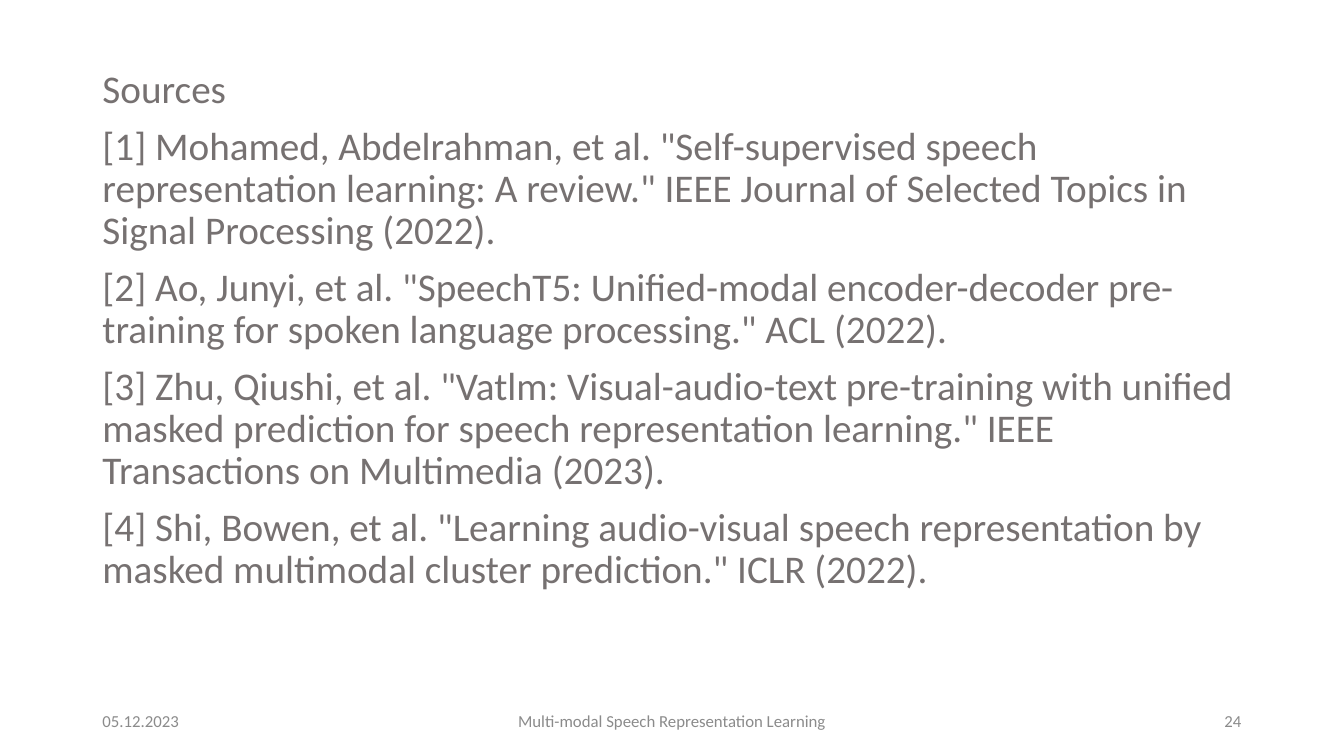
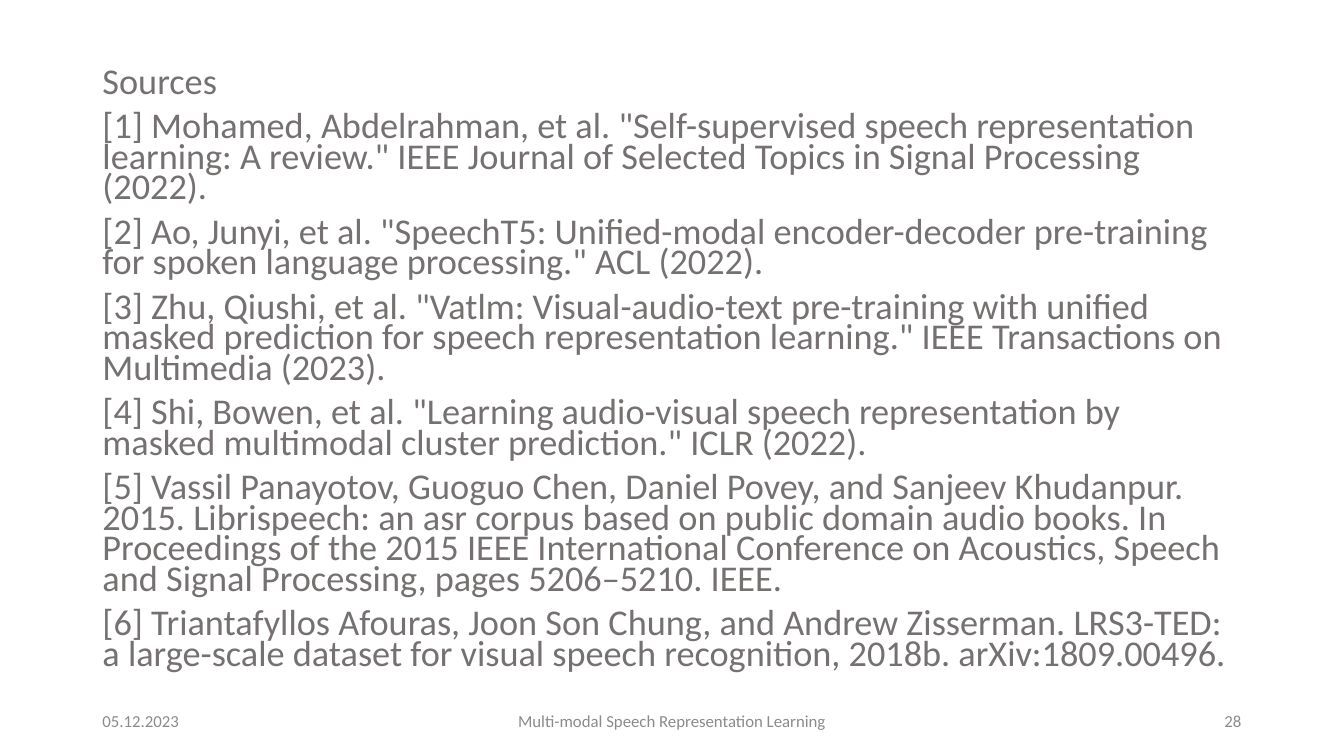
Before and after one commit to carlos-schmidt/nn-seminar, a slide deck: slide 28 of presentation.pptx (slide 24 before the commit). Drawn at 1344x756 pixels with LibreOffice and Linux fonts; fonts in the diff are those of the drawing. Boxes give left, top, right and bottom in pixels: in the first picture for what was removed or moved away, otherwise in the second. Text is boxed around its words. In the diff, an @@ line names an element or a change of style, - is before the commit and + after.

Commit message:
Update slides

```diff
--- a/presentation.pptx
+++ b/presentation.pptx
@@ text at (x1=102, y1=70, x2=1221, y2=461): size 28 to 25.9 pt in "Sources", "[1] Mohamed, Abdelrahman, et al. "Self-supervised speech ...", "[2] Ao, Junyi, et al. "SpeechT5: Unified-modal ...", "[3] Zhu, Qiushi, et al. "Vatlm: Visual-audio-text ..." and 1 more places; line spacing 0.9 to 0.7 @@
@@ text at (x1=102, y1=473, x2=1225, y2=672): paragraphs added @@
+[5] Vassil Panayotov, Guoguo Chen, Daniel Povey, and Sanjeev Khudanpur. 2015. Librispeech: an asr corpus based on public domain audio books. In Proceedings of the 2015 IEEE International Conference on Acoustics, Speech and Signal Processing, pages 5206–5210. IEEE.
+[6] Triantafyllos Afouras, Joon Son Chung, and Andrew Zisserman. LRS3-TED: a large-scale dataset for visual speech recognition, 2018b. arXiv:1809.00496.
@@ page number at (x1=1224, y1=715, x2=1241, y2=727): text changed @@
-24
+28
```
Also in this commit, not shown: 8 other slides changed, 4 slides added, 1 other file.
